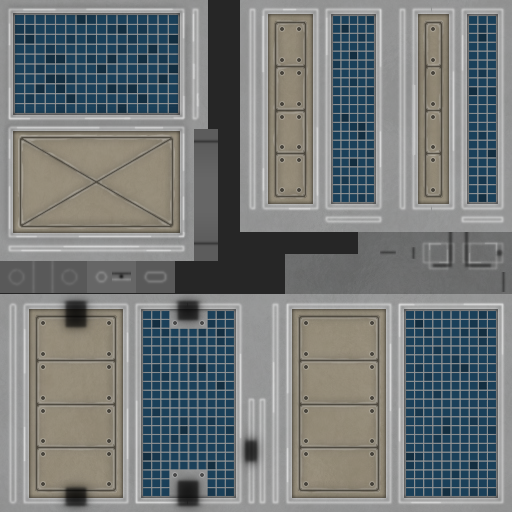
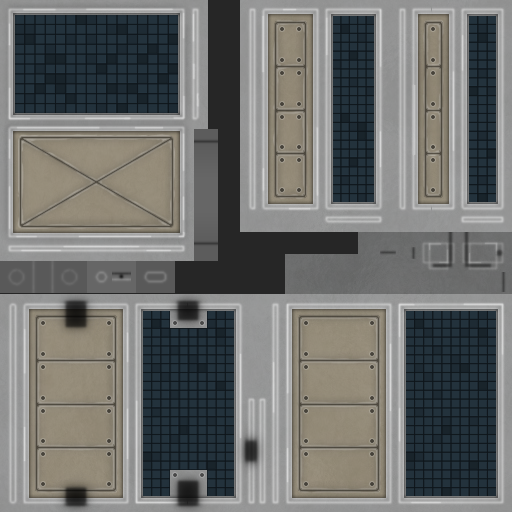
Two versions of the same layered image (512px x 512px). Layer-by-layer changes:
painted on "Cells" (1st of 2) over [143, 16, 496, 496]
added layer "Layer 2" above "Detail Grime 1" over [143, 16, 496, 496]
painted on "Cells" (2nd of 2, in "SolarStandard") over [15, 15, 178, 113]
added layer "Layer 1" in group "SolarStandard" over [15, 15, 178, 113]
